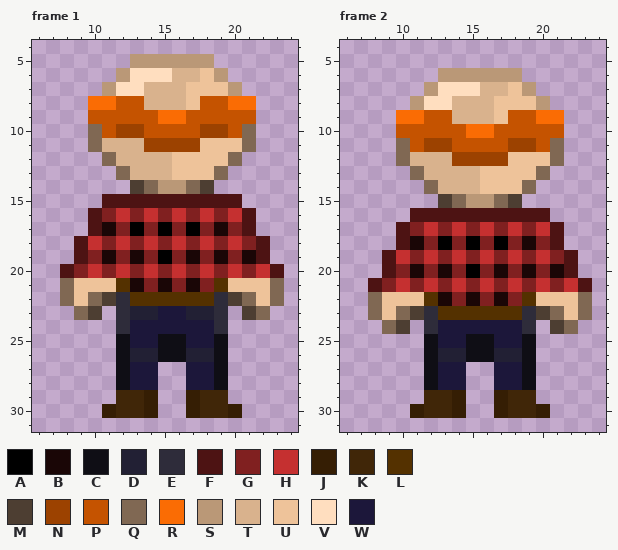
Edited in one commit: pixel-art file (Textures/Game Developments/Characters/MC/Back Idle.ase). Above is the file before it was changed.
32x32 pixels, 2 frames. Colours within 5 levels of each other are drawn and written as one. Shown: frame 1: x 6..24, y 4..31; frame 2: x 6..24, y 4..31.
Palette (. is transparent): A #000000  B #1a0606  C #0f0e15  D #222034  E #2e2c3a  F #4d1313  G #802020  H #c53030  J #351e04  K #402608  L #543100  M #4d3e32  N #9c4200  P #c55300  Q #806853  R #fa6c04  S #ba9877  T #d9b28d  U #eec39a  V #ffdebf  W #1c173a
Pixels before, frame 1, first column x 8:
 5 .....SSSSSS.....
 6 ....SVVVTTUS....
 7 ...SVVTTTUUUS...
 8 ..RRPPTTTUPPRR..
 9 ..PPPPPRRPPPPP..
10 ..QPNNPPPPNNPQ..
11 ..QTTTNNNNUUUQ..
12 ...QTTTTUUUUQ...
13 ....QTTTUUUQ....
14 .....MQSSQM.....
15 ...FFFFFFFFFF...
16 ..FGHGHGHGHGHF..
17 ..FBGAGAGAGBGF..
18 .FHGHGHGHGHGHGF.
19 .FGBGBGAGBGBGBF.
20 FGHGHGHGHGHGHGHF
21 QUUULBGBGBGLUUUQ
22 QUQMELLLLLLEMQUQ
23 .QM.EDDWWDDE.MQ.
24 ....EWWWWWWE....
25 ....CWWCCWWC....
26 ....CDDCCDDC....
27 ....CWW..WWC....
28 ....CWW..WWC....
29 ....KKJ..JKK....
30 ...JKKJ..JKKJ...
Pixels before, frame 2, first column x 8:
 6 .....SSSSSS.....
 7 ....SVVVTTUS....
 8 ...SVVTTTUUUS...
 9 ..RRPPTTTUPPRR..
10 ..PPPPPRRPPPPP..
11 ..QPNNPPPPNNPQ..
12 ..QTTTNNNNUUUQ..
13 ...QTTTTUUUUQ...
14 ....QTTTUUUQ....
15 .....MQSSQM.....
16 ...FFFFFFFFFF...
17 ..FGHGHGHGHGHF..
18 ..FBGAGAGAGBGF..
19 .FHGHGHGHGHGHGF.
20 .FGBGBGAGBGBGBF.
21 FGHGHGHGHGHGHGHF
22 QUUULBGBGBGLUUUQ
23 QUQMELLLLLLEMQUQ
24 .QM.EWWWWWWE.MQ.
25 ....CWWCCWWC....
26 ....CDDCCDDC....
27 ....CWW..WWC....
28 ....CWW..WWC....
29 ....KKJ..JKK....
30 ...JKKJ..JKKJ...
After the commit:
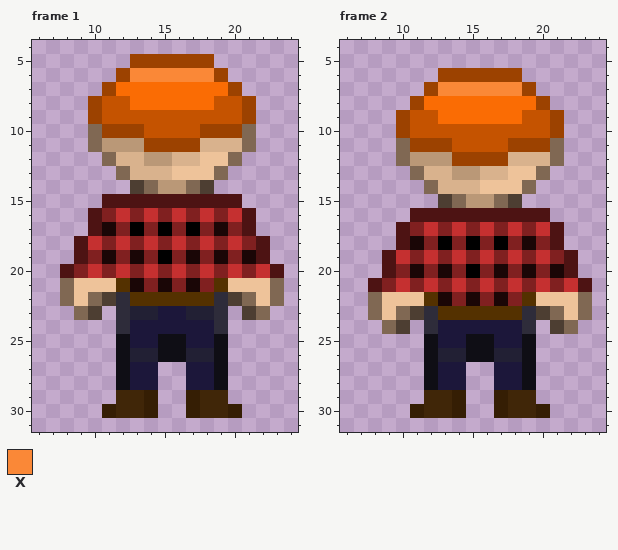
Colours new in this view: X #fa8837
From old to new:
{"where": "frame 1"}
{"frame":1,"y":5,"x":13,"old":"SSSSSS","new":"NNNNNN"}
{"frame":1,"y":6,"x":12,"old":"SVVVTTUS","new":"NXXXXXXN"}
{"frame":1,"y":7,"x":11,"old":"SVVTTTUUUS","new":"NRRRRRRRRN"}
{"frame":1,"y":8,"x":10,"old":"RR","new":"NP"}
{"frame":1,"y":8,"x":13,"old":"PTTTUP","new":"RRRRRR"}
{"frame":1,"y":8,"x":20,"old":"RR","new":"PN"}
{"frame":1,"y":9,"x":10,"old":"P","new":"N"}
{"frame":1,"y":9,"x":15,"old":"RR","new":"PP"}
{"frame":1,"y":9,"x":21,"old":"P","new":"N"}
{"frame":1,"y":10,"x":11,"old":"P","new":"N"}
{"frame":1,"y":10,"x":20,"old":"P","new":"N"}
{"frame":1,"y":11,"x":11,"old":"TTT","new":"SSS"}
{"frame":1,"y":11,"x":18,"old":"UUU","new":"TTT"}
{"frame":1,"y":12,"x":14,"old":"TTUU","new":"SSTT"}
{"where": "frame 2"}
{"frame":2,"y":6,"x":13,"old":"SSSSSS","new":"NNNNNN"}
{"frame":2,"y":7,"x":12,"old":"SVVVTTUS","new":"NXXXXXXN"}
{"frame":2,"y":8,"x":11,"old":"SVVTTTUUUS","new":"NRRRRRRRRN"}
{"frame":2,"y":9,"x":10,"old":"RR","new":"NP"}
{"frame":2,"y":9,"x":13,"old":"PTTTUP","new":"RRRRRR"}
{"frame":2,"y":9,"x":20,"old":"RR","new":"PN"}
{"frame":2,"y":10,"x":10,"old":"P","new":"N"}
{"frame":2,"y":10,"x":15,"old":"RR","new":"PP"}
{"frame":2,"y":10,"x":21,"old":"P","new":"N"}
{"frame":2,"y":11,"x":11,"old":"P","new":"N"}
{"frame":2,"y":11,"x":20,"old":"P","new":"N"}
{"frame":2,"y":12,"x":11,"old":"TTT","new":"SSS"}
{"frame":2,"y":12,"x":18,"old":"UUU","new":"TTT"}
{"frame":2,"y":13,"x":14,"old":"TTUU","new":"SSTT"}
{"label":"changed","picture_box":[88,54,256,166]}
{"label":"changed","picture_box":[396,68,564,180]}
